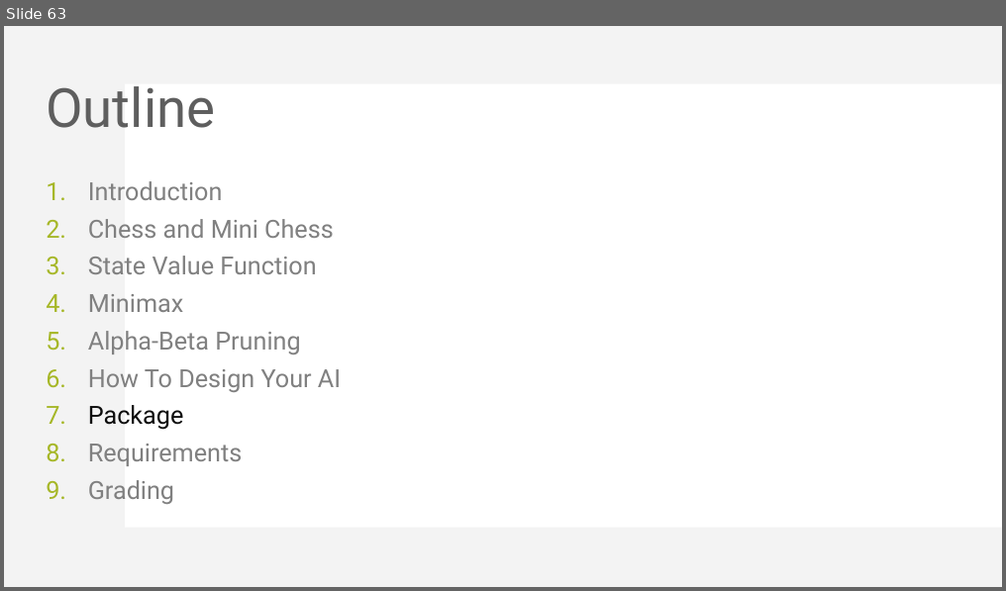
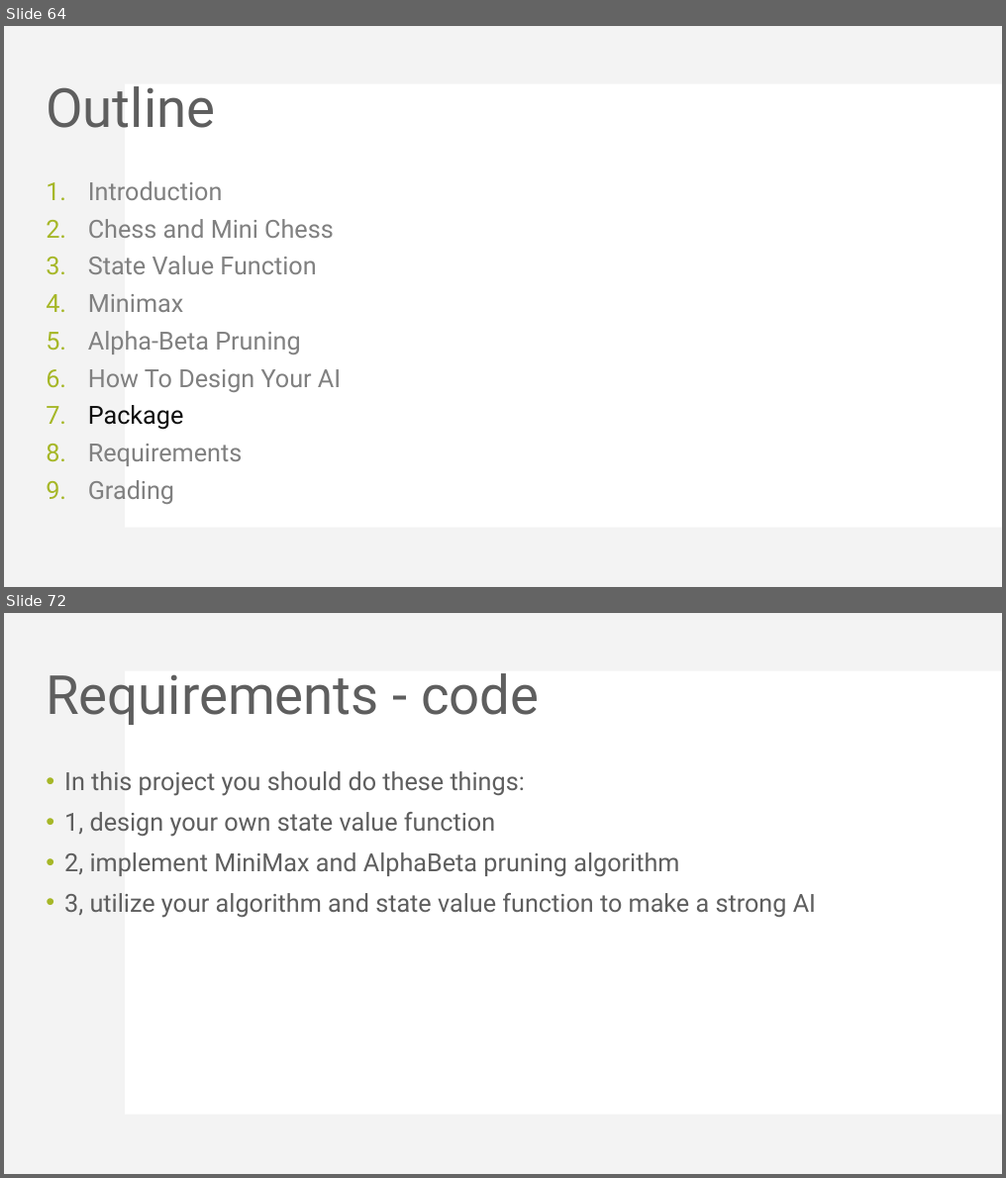
Before and after one commit to KohakuBlueleaf/MiniChess, a slide deck: document/Mini Project 3 introduction.pptx. Shown one above the other, each under a label of ours: slide 63 before the commit, slides 64 and 72 after it; the slides between them are not shown. The pictures are 1006x591 and 1006x1178 pixels, drawn with LibreOffice and Linux fonts; fonts in the diff are those of the drawing. Boxes give left, top, right and bottom in pixels: in the first picture for what was removed or moved away, otherwise in the second. Text is boxed around its words. In the diff, an @@ line names an element or a change of style, - is before the commit and + after.

```diff
--- a/document/Mini Project 3 introduction.pptx
+++ b/document/Mini Project 3 introduction.pptx
@@ slide 72 added at (x1=4, y1=613, x2=1002, y2=1174), background #FFFFFF; not listed: 2 template elements that a slide beside it also shows @@
@@ title added at (x1=46, y1=673, x2=539, y2=725), 52 pt, text #5E5E5E @@
+Requirements - code
@@ text added at (x1=64, y1=771, x2=816, y2=918), 24 pt, text #5E5E5E @@
+• In this project you should do these things:
+• 1, design your own state value function
+• 2, implement MiniMax and AlphaBeta pruning algorithm
+• 3, utilize your algorithm and state value function to make a strong AI
@@ what was slide 63 is now slide 64 @@
```
Also in this commit, not shown: 3 slides changed, 18 other slides added, 1 other file.
